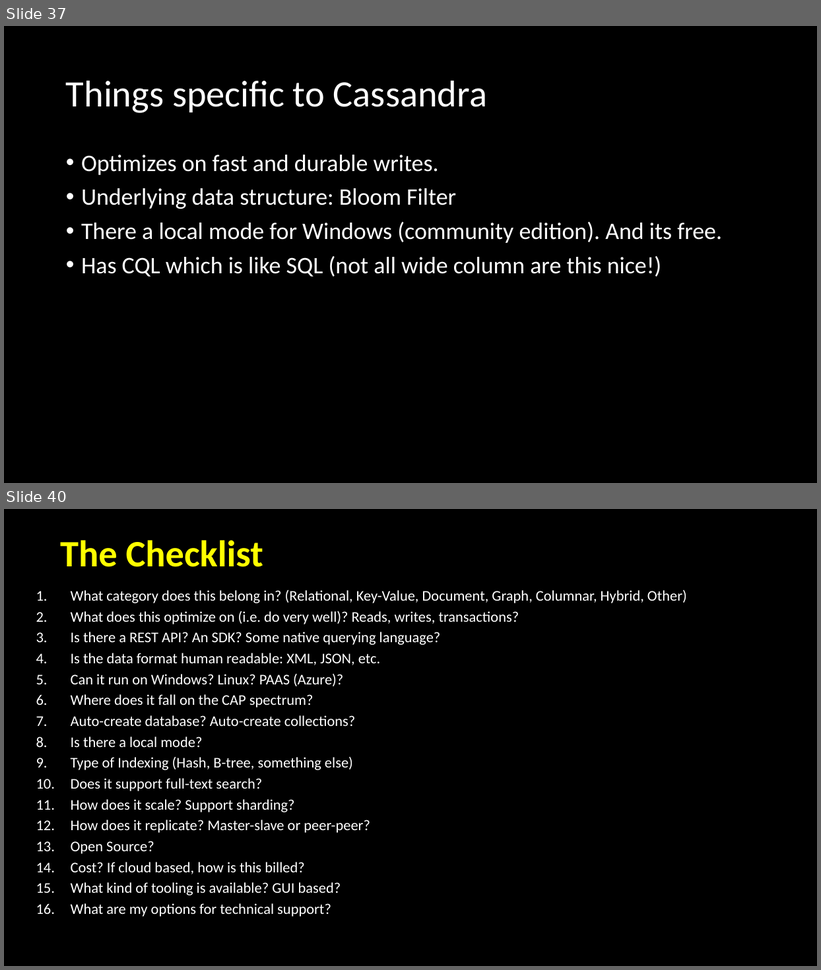
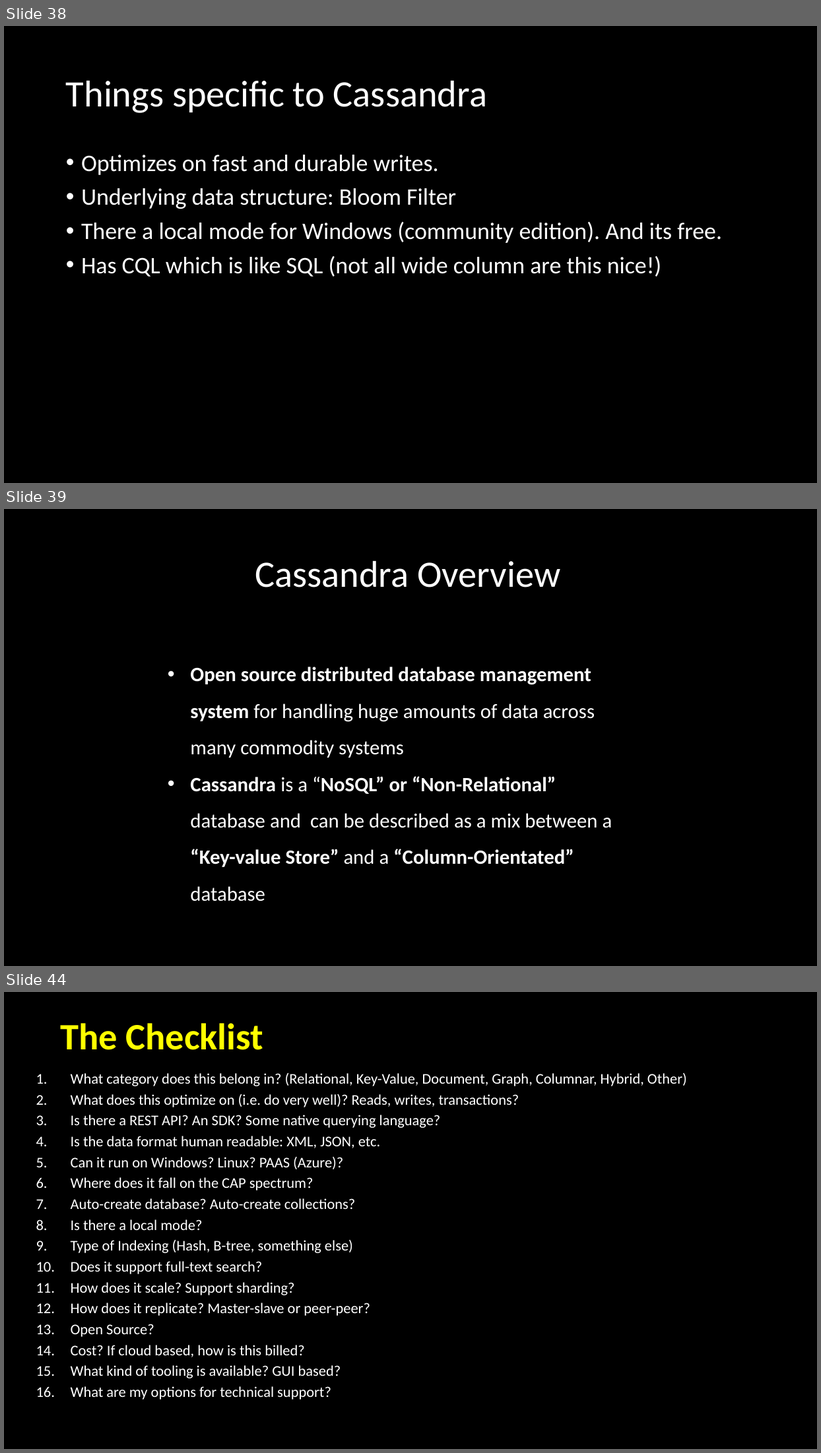
Before and after one commit to davidjeet/NoSQL-Whirlwind, a slide deck: NoSQLWhirlwind supprting images.pptx. Shown one above the other, each under a label of ours: slides 37 and 40 before the commit, slides 38, 39 and 44 after it; the slides between them are not shown. The pictures are 821x970 and 821x1453 pixels, drawn with LibreOffice and Linux fonts; fonts in the diff are those of the drawing. Boxes give left, top, right and bottom in pixels: in the first picture for what was removed or moved away, otherwise in the second. Text is boxed around its words. In the diff, an @@ line names an element or a change of style, - is before the commit and + after.

Commit message:
Cassandra app + assets update + walkthru update
Cassandra app + assets update + walkthru update

```diff
--- a/NoSQLWhirlwind supprting images.pptx
+++ b/NoSQLWhirlwind supprting images.pptx
@@ slide 39 added at box(4, 509, 817, 966), background #000000 @@
@@ title added at box(255, 560, 560, 588), 44 pt, text #FFFFFF @@
+Cassandra Overview
@@ text added at box(190, 667, 613, 902), 24 pt, text #FFFFFF, bold @@
+• Open source distributed database management system for handling huge amounts of data across many commodity systems
+• Cassandra is a “NoSQL” or “Non-Relational” database and can be described as a mix between a “Key-value Store” and a “Column-Orientated” database
@@ what was slide 37 is now slide 38 @@
@@ what was slide 40 is now slide 44 @@
```
Also in this commit, not shown: 1 slide changed, 5 other slides added, 4 slides removed, 40 other files.
